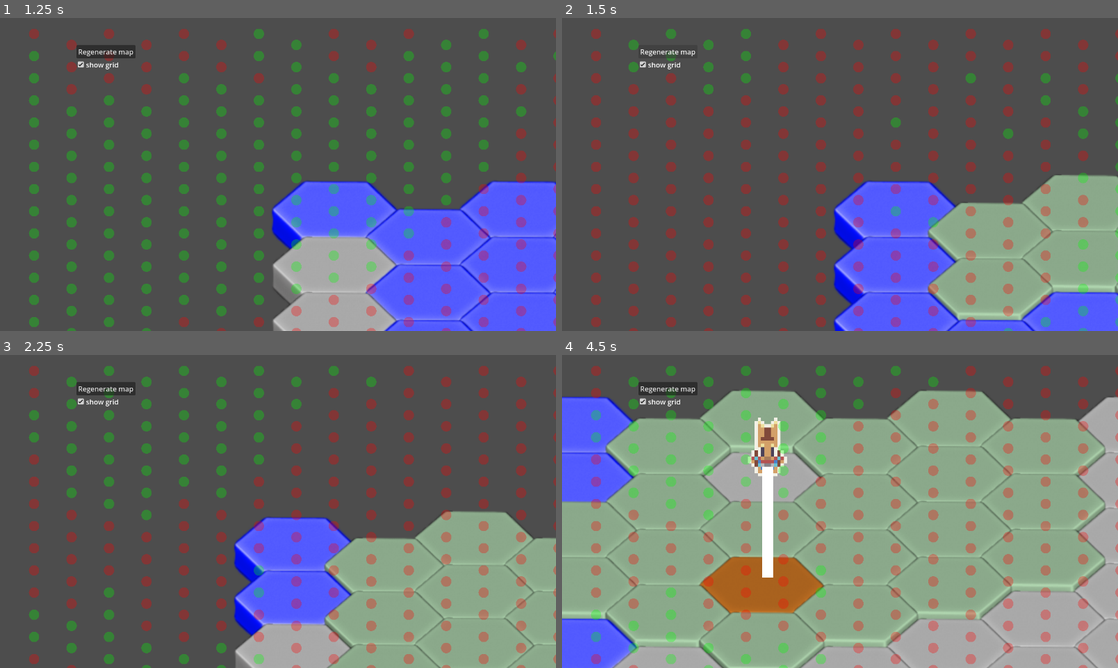
Above: before the commit, frames 1-4 (two rows, left to right).
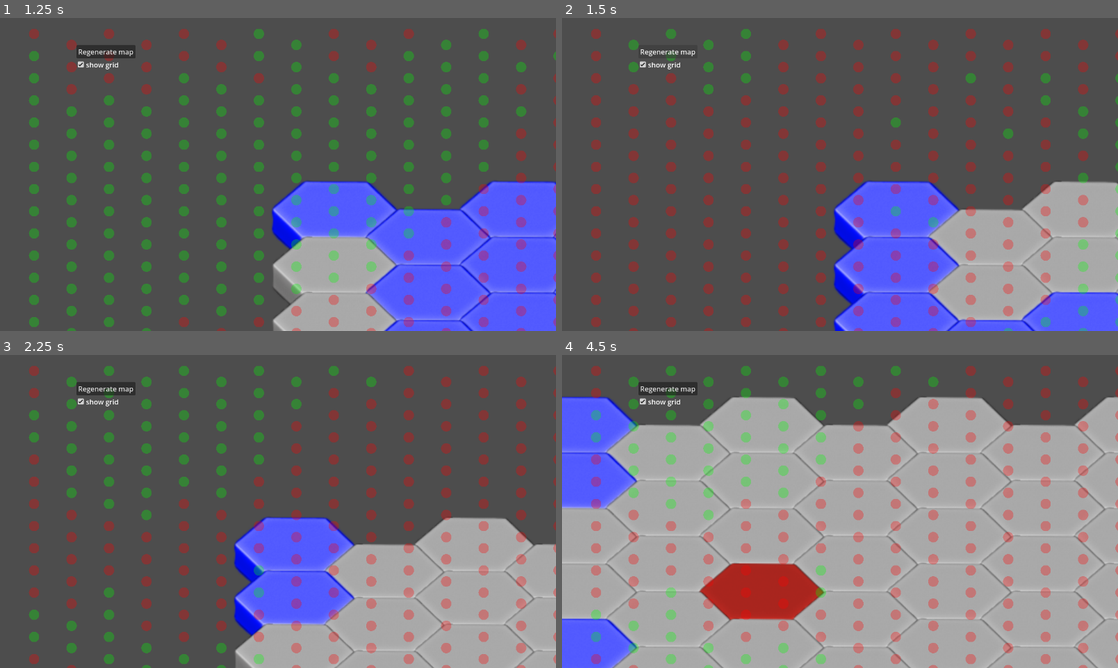
Above: after the commit, the same moments.

Repository: MSettan/HashClash
Game: Godot game, scene res://Scenes/node_2d.tscn
Two runs of this game, one before a commit and one after it. Both use one fixed random seed, a clock stepped at 60 frames per second and the inputs below.
Inputs (mouse positions are in pixels of both pictures, inside the frame that each line leads up to):
- Up to frame 1 (1.25 s): click "show grid" at 0.5 s
- Up to frame 2 (1.5 s): click "Regenerate map" at 1.25 s
- Up to frame 3 (2.25 s): tap Enter at 2 s; move the mouse to (400, 495) at 2.02 s; hold D from 2.03 s (still down); tap Mouse wheel down (MidleMouseZoomDown) at 2.1 s
- Up to frame 4 (4.5 s): move the mouse to (728, 527) at 2.77 s; release D at 2.78 s; hold S 2.78-3.53 s; tap Mouse wheel up (MidleMouseZoomUp) at 2.85 s; move the mouse to (895, 442) at 3.52 s; hold D 3.53-4.28 s; click (895, 442) at 3.6 s; move the mouse to (812, 574) at 4.27 s; hold W from 4.28 s (still down); tap Middle mouse button (midleClick) at 4.35 s

Frame 1 is identical in both runs. In frame 2, 10% of the frame differs, in the area x 65-100%, y 50-97%; in frame 3, 15%; in frame 4, 54%, in the area x 0-98%, y 11-100%.

Commit message:
Spawn in random place pawn

Diff:
--- a/Scenes/pawn.gd
+++ b/Scenes/pawn.gd
@@ -16,7 +16,7 @@
 	tile_board = _tile_board
 	navigation_system = _navigation_system
 	movement_points_left = movement_points_per_turn
-	current_cell = navigation_system.get_nearest_walkable_cell(tile_board.local_to_map(tile_board.to_local(global_position)))
+	current_cell = navigation_system.get_random_walkable_cell()
 	target_cell = current_cell
 	global_position = _cell_to_global(current_cell)
 	_update_reachable_tiles()
--- a/Skripts/map_generator.gd
+++ b/Skripts/map_generator.gd
@@ -31,6 +31,7 @@
 	send_array()
 
 func _ready() -> void:
+	randomize()
 	generate_map.call_deferred()
 
 func send_array():
--- a/Skripts/navigation_system.gd
+++ b/Skripts/navigation_system.gd
@@ -109,6 +109,15 @@
 
 	return best_cell
 
+func get_random_walkable_cell() -> Vector2i:
+	var cells := walkable_cells.keys()
+	if cells.size() == 0:
+		return Vector2i.ZERO
+
+	var random_index: int = randi() % cells.size()
+	var random_cell: Vector2i = cells[random_index]
+	return random_cell
+
 func _cell_id(cell: Vector2i) -> int:
 	return cell.x + cell.y * map_resolution
 
